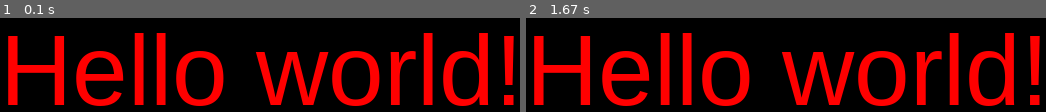
Above: before the commit, frames 1-2 (left to right).
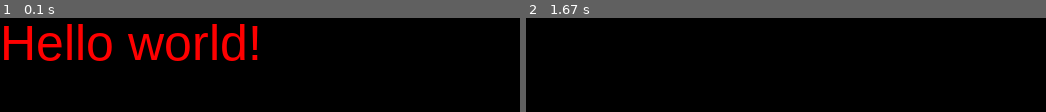
Above: after the commit, the same moments.

Repository: LedinecMing/pygame-interfaces
Game: pygame game, started from main.py
The game is run twice, just before and just after one commit, with the same random seed, the same clock (stepped at 60 frames per second) and the same inputs.
Inputs (mouse positions are in pixels of both pictures, inside the frame that each line leads up to):
- Up to frame 1 (0.1 s): no input
- Up to frame 2 (1.67 s): press the mouse at (outside the picture) at 0.37 s; move the mouse to (outside the picture) at 0.47 s; release the mouse at (outside the picture) at 0.6 s

The runs differ from the first frame. In frame 1, 29% of the frame differs, in the area x 0-99%, y 6-94%; in frame 2, 25%.

Commit message:
Upload main.py
Update;)

Diff:
--- a/main.py
+++ b/main.py
@@ -12,7 +12,10 @@
 	except:
 		return pygame.font.SysFont(path, size)
 class Window():
-	0
+	def __init__(self, locate):
+		self.locate=locate
+	def setLoc(self,name):
+		self.locate=name
 def Image(path:str):
 	return pygame.image.load(path)
 class Font():
@@ -26,26 +29,43 @@
 		return get_font(font,size).render(text,1,color)
 
 root=pygame.display.set_mode((700,500))
+objects=[]
 class Interface():
 	# Basic class for all types
-	def __init__(self, start_coords:list=[0, 0], end_coords:list=[root.get_width(), root.get_height()], id=None, _class=None, *, content=[Text(size=50)]):
+	def __init__(self, start_coords:list=[0, 0], end_coords:list=[root.get_width(), root.get_height()], id=None, _class=None, *, content=[Text(size=50)], locate="main"):
 		self.size=max([contet.get_size() for contet in content])
 		self.rect=[start_coords, end_coords]
 		self.contents=content
+		self.locate=locate
+		objects.append(self)
 	def draw(self):
 		for content in self.contents:
 			root.blit(content,self.rect[0])
 class Button(Interface):
-	def __init__(self, start_coords:list=[0, 0], end_coords:list=[root.get_width(), root.get_height()], id=None, _class=None, *, content=[Text(size=50)],onClick=""):
+	def __init__(self, start_coords:list=[0, 0], end_coords:list=[root.get_width(), root.get_height()], id=None, _class=None, *, content=[Text(size=50)],onClick="",locate="main"):
 		self.size=max([contet.get_size() for contet in content])
 		self.rect=[start_coords, end_coords]
 		self.contents=content
+		self.eventable=1
 		self.click=onClick
+		self.locate=locate
+		objects.append(self)
+	def event(self,event):
+		if event.type==MOUSEBUTTONUP:
+			if event.pos[1]<self.rect[1][1]+1 and event.pos[1]>self.rect[0][1]-1 and event.pos[0]<self.rect[1][0]+1 and event.pos[0]>self.rect[0][0]-1:
+				exec(self.click)
 
-objects=[Interface(content=[Text(size=100)])]
+Button(onClick="window.setLoc('main_2')", locate="main")
+window=Window('main')
+def main():
+	root.fill((0,0,0))
+	for i in objects:
+		if i.eventable:
+			for event in pygame.event.get():
+				i.event(event)
+	for i in [i for i in objects if i.locate==window.locate]:
+		i.draw()
 
+	pygame.display.update()
 while 1:
-	for i in objects:
-		i.draw()
-	pygame.display.update()
-	root.fill((0,0,0))
+	main()
